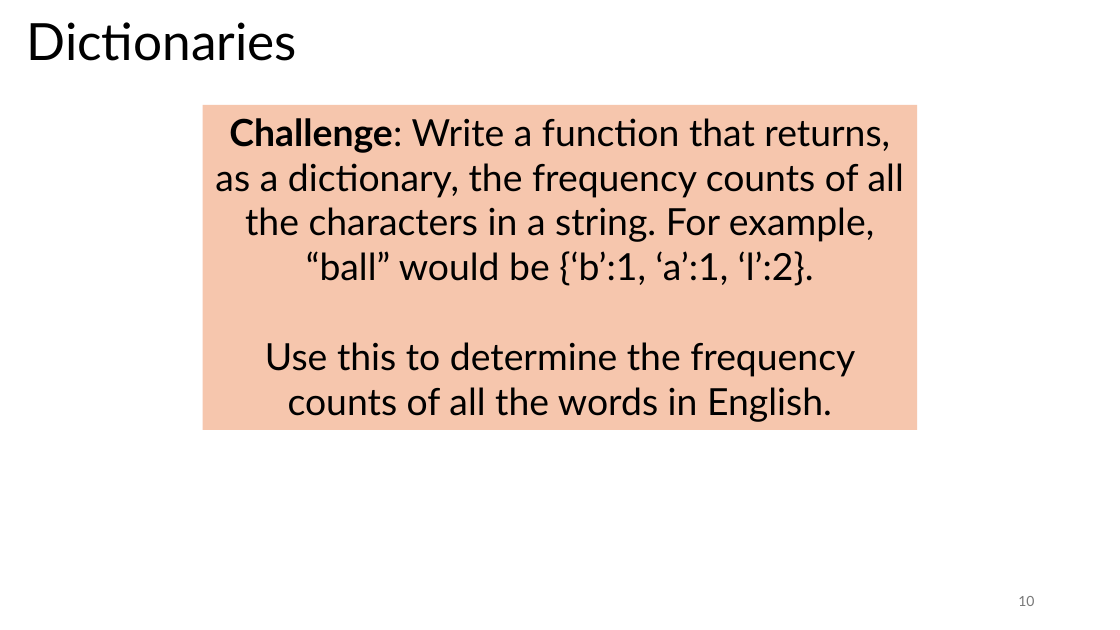
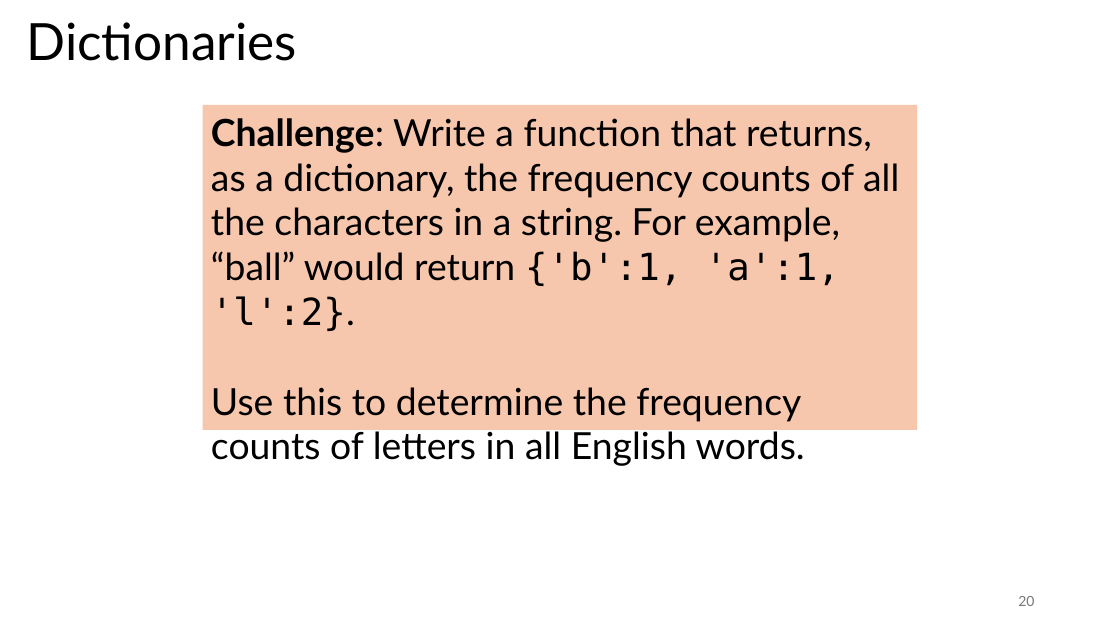
Before and after one commit to tjd1234/cmpt120fall2024, a slide deck: slide 20 of lecture_notes/chapter10/chapter10.pptx (slide 10 before the commit). Drawn at 1120x630 pixels with LibreOffice and Linux fonts; fonts in the diff are those of the drawing. Boxes give left, top, right and bottom in pixels: in the first picture for what was removed or moved away, otherwise in the second. Text is boxed around its words. In the diff, an @@ line names an element or a change of style, - is before the commit and + after.

```diff
--- a/lecture_notes/chapter10/chapter10.pptx
+++ b/lecture_notes/chapter10/chapter10.pptx
@@ text in rectangle at (x1=211, y1=118, x2=899, y2=466): text changed @@
-Challenge: Write a function that returns, as a dictionary, the frequency counts of all the characters in a string. For example, “ball” would be {‘b’:1, ‘a’:1, ‘l’:2}.
-Use this to determine the frequency counts of all the words in English.
+Challenge: Write a function that returns, as a dictionary, the frequency counts of all the characters in a string. For example, “ball” would return {'b':1, 'a':1, 'l':2}.
+Use this to determine the frequency counts of letters in all English words.
@@ page number at (x1=1018, y1=596, x2=1034, y2=606): text changed @@
-10
+20
```
Also in this commit, not shown: 7 other slides changed, 10 slides added, 3 other files.
